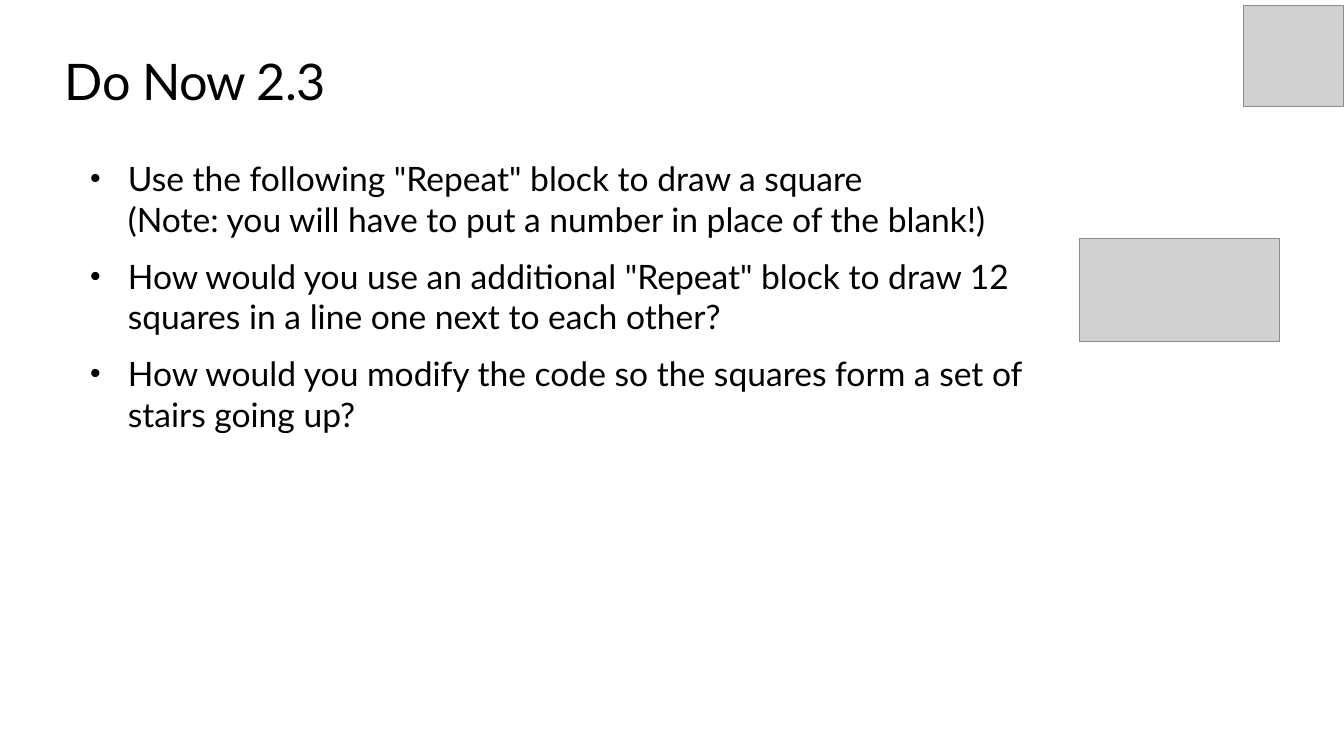
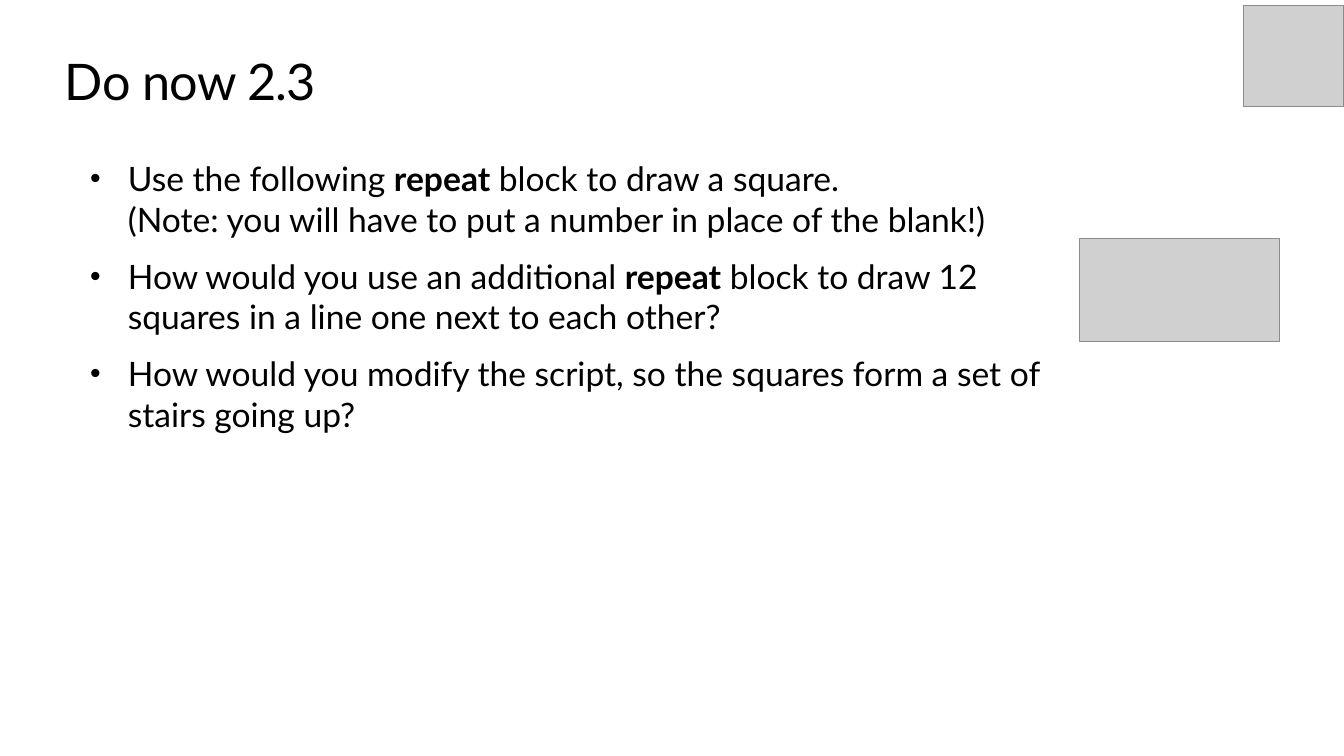
Before and after one commit to TEALSK12/introduction-to-computer-science, a slide deck: slide 4 of docs/slidedecks/TEALS SNAP 2.3.pptx. Drawn at 1344x756 pixels with LibreOffice and Linux fonts; fonts in the diff are those of the drawing; grey boxes stand for pictures; background and template pictures are left out. Boxes give left, top, right and bottom in pixels: in the first picture for what was removed or moved away, otherwise in the second. Text is boxed around its words. In the diff, an @@ line names an element or a change of style, - is before the commit and + after.

```diff
--- a/docs/slidedecks/TEALS SNAP 2.3.pptx
+++ b/docs/slidedecks/TEALS SNAP 2.3.pptx
@@ title at box(65, 63, 316, 101): text changed @@
-Do Now 2.3
+Do now 2.3
@@ text at box(128, 166, 1040, 433): text changed @@
-• Use the following "Repeat" block to draw a square
-  (Note: you will have to put a number in place of the blank!)
-• How would you use an additional "Repeat" block to draw 12 squares in a line one next to each other?
-• How would you modify the code so the squares form a set of stairs going up?
+• Use the following repeat block to draw a square.
+  (Note: you will have to put a number in place of the blank!)
+• How would you use an additional repeat block to draw 12 squares in a line one next to each other?
+• How would you modify the script, so the squares form a set of stairs going up?
```
Also in this commit, not shown: 7 other slides changed, 28 other files.
